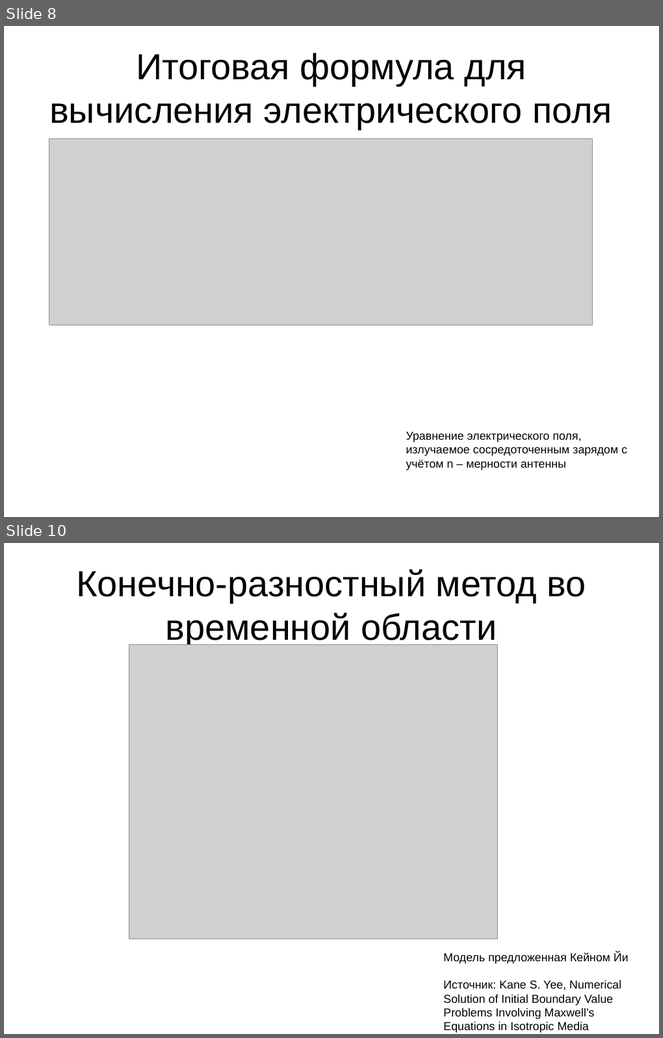
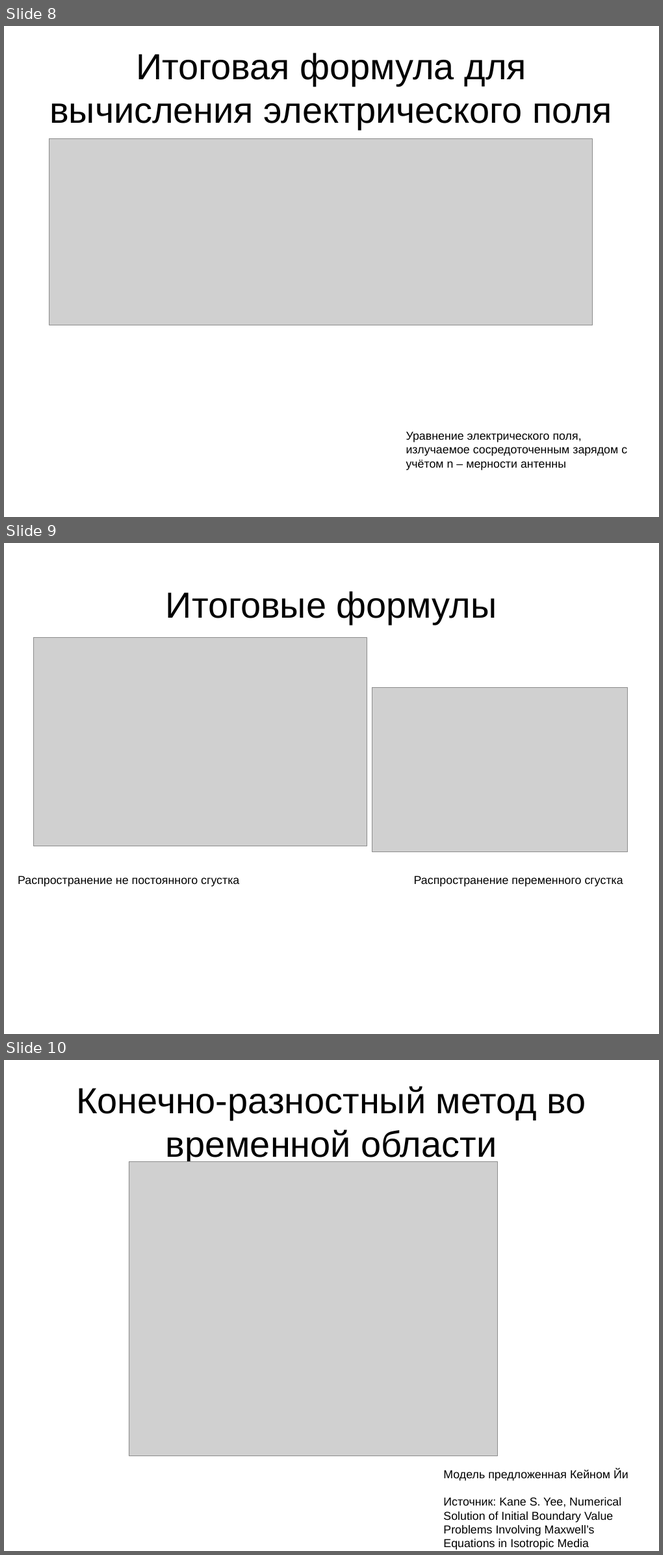
Before and after one commit to demanxd/Disser, a slide deck: Presentaition.odp. Shown one above the other, each under a label of ours: slides 8 and 10 before the commit, slides 8, 9 and 10 after it; the slides between them are not shown. The pictures are 663x1038 and 663x1555 pixels, drawn with LibreOffice and Linux fonts; fonts in the diff are those of the drawing; grey boxes stand for pictures. Boxes give left, top, right and bottom in pixels: in the first picture for what was removed or moved away, otherwise in the second. Text is boxed around its words. In the diff, an @@ line names an element or a change of style, - is before the commit and + after.

Commit message:
upd Presentation

```diff
--- a/Presentaition.odp
+++ b/Presentaition.odp
@@ slide 9 added at bbox=[4, 543, 659, 1034], background #FFFFFF @@
@@ title added at bbox=[166, 591, 497, 624], 44 pt, text #000000 @@
+Итоговые формулы
@@ picture added at bbox=[34, 637, 367, 846] @@
@@ picture added at bbox=[373, 687, 628, 852] @@
@@ text added at bbox=[18, 876, 239, 887], 14 pt, text #000000 @@
+Распространение не постоянного сгустка
@@ text added at bbox=[414, 876, 623, 887], 14 pt, text #000000 @@
+Распространение переменного сгустка
```
Also in this commit, not shown: 1 slide removed, 3 other files.
